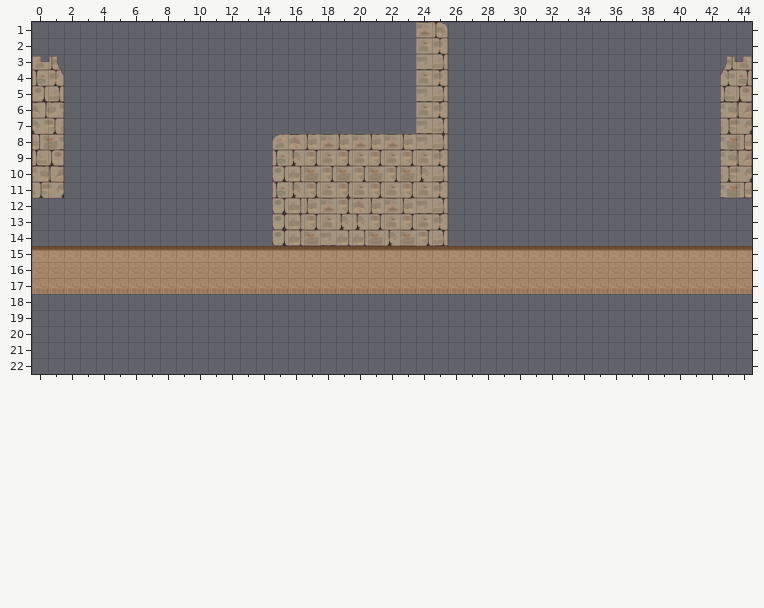
Level history. Tiled map: Assets/Maps/Nexo.tmx. That is the earlier state.
Cells are 128x128 px. Shown: x 0..44, y 1..22.
New version:
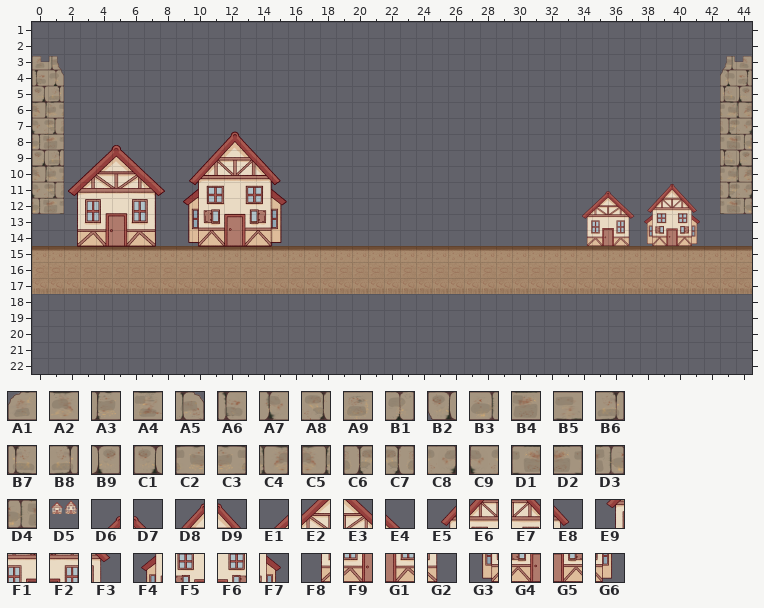
Key: from "Atlas_Exterior_Castillo": A1 0, A2 1, A3 2, A4 3, A5 4, A6 8, A7 9, A8 10, A9 11, B1 12, B2 16, B3 17, B4 18, B5 19, B6 20, B7 22, B8 22 flipped left-right, B9 23, C1 23 flipped left-right, C2 30, C3 30 flipped left-right, C4 31, C5 31 flipped left-right, C6 38, C7 38 flipped left-right, C8 39, C9 39 flipped left-right, D1 46, D2 46 flipped left-right, D3 47, D4 47 flipped left-right; from "Village": D5 0, D6 1, D7 2, D8 5, D9 6, E1 8, E2 9, E3 10, E4 11, E5 12, E6 13, E7 14, E8 15, E9 16, F1 17, F2 18, F3 19, F4 20, F5 21, F6 22, F7 23, F8 24, F9 25, G1 26, G2 27, G3 28, G4 29, G5 30, G6 31.
__ is an empty cell, .. an unchanged one.
Objects are placed by their top-left corner, in cells (3,4 is the top-left corner of cell 3,4); size is 1x1 cell unless given.
Tiles of an added or newly shown layer are drawn over the layers below it.
The exact change:
--- layer "Suelo"
@@ x 0..44 @@
- 1 .. .. .. .. .. .. .. .. .. .. .. .. .. .. .. .. .. .. .. .. .. .. .. .. A4 A5 .. .. .. .. .. .. .. .. .. .. .. .. .. .. .. .. .. .. ..
- 2 .. .. .. .. .. .. .. .. .. .. .. .. .. .. .. .. .. .. .. .. .. .. .. .. A9 B1 .. .. .. .. .. .. .. .. .. .. .. .. .. .. .. .. .. .. ..
- 3 .. .. .. .. .. .. .. .. .. .. .. .. .. .. .. .. .. .. .. .. .. .. .. .. B5 B6 .. .. .. .. .. .. .. .. .. .. .. .. .. .. .. .. .. .. ..
- 4 .. .. .. .. .. .. .. .. .. .. .. .. .. .. .. .. .. .. .. .. .. .. .. .. A9 B1 .. .. .. .. .. .. .. .. .. .. .. .. .. .. .. .. .. .. ..
- 5 .. .. .. .. .. .. .. .. .. .. .. .. .. .. .. .. .. .. .. .. .. .. .. .. B5 B6 .. .. .. .. .. .. .. .. .. .. .. .. .. .. .. .. .. .. ..
- 6 .. .. .. .. .. .. .. .. .. .. .. .. .. .. .. .. .. .. .. .. .. .. .. .. A9 B1 .. .. .. .. .. .. .. .. .. .. .. .. .. .. .. .. .. .. ..
- 7 .. .. .. .. .. .. .. .. .. .. .. .. .. .. .. .. .. .. .. .. .. .. .. .. B5 B6 .. .. .. .. .. .. .. .. .. .. .. .. .. .. .. .. .. .. ..
- 8 .. .. .. .. .. .. .. .. .. .. .. .. .. .. .. A1 A2 A3 A4 A3 A4 A3 A4 A3 B5 B6 .. .. .. .. .. .. .. .. .. .. .. .. .. .. .. .. .. .. ..
- 9 B7 B9 .. .. .. .. .. .. .. .. .. .. .. .. .. A6 A7 A8 A9 A8 A9 A8 A9 A8 A9 B1 .. .. .. .. .. .. .. .. .. .. .. .. .. .. .. .. .. C2 C4
-10 C2 C4 .. .. .. .. .. .. .. .. .. .. .. .. .. B2 B3 B4 A8 B4 A8 B4 A8 B4 A7 B6 .. .. .. .. .. .. .. .. .. .. .. .. .. .. .. .. .. C6 C8
-11 C6 C8 .. .. .. .. .. .. .. .. .. .. .. .. .. A6 A7 A8 A9 A8 A9 A8 A9 A8 A9 B1 .. .. .. .. .. .. .. .. .. __ __ .. .. __ __ .. .. D1 D3
-12 .. .. .. .. .. .. .. .. .. .. .. .. .. .. .. B2 B3 A3 A4 A8 A2 A3 A4 A3 B5 B6 .. .. .. .. .. .. .. .. __ __ __ __ __ __ __ __ .. .. ..
-13 .. .. .. .. .. .. .. .. .. .. .. .. .. .. .. B2 B3 A8 A9 A7 A7 A8 A9 A8 A9 B1 .. .. .. .. .. .. .. .. __ __ __ __ __ __ __ __ .. .. ..
-14 .. .. .. .. .. .. .. .. .. .. .. .. .. .. .. B2 B3 B4 B5 B3 B3 B4 A7 B4 A8 B6 .. .. .. .. .. .. .. .. __ __ __ __ __ __ __ __ .. .. ..
+ 1 .. .. .. .. .. .. .. .. .. .. .. .. .. .. .. .. .. .. .. .. .. .. .. .. __ __ .. .. .. .. .. .. .. .. .. .. .. .. .. .. .. .. .. .. ..
+ 2 .. .. .. .. .. .. .. .. .. .. .. .. .. .. .. .. .. .. .. .. .. .. .. .. __ __ .. .. .. .. .. .. .. .. .. .. .. .. .. .. .. .. .. .. ..
+ 3 .. .. .. .. .. .. .. .. .. .. .. .. .. .. .. .. .. .. .. .. .. .. .. .. __ __ .. .. .. .. .. .. .. .. .. .. .. .. .. .. .. .. .. .. ..
+ 4 .. .. .. .. .. .. .. .. .. .. .. .. .. .. .. .. .. .. .. .. .. .. .. .. __ __ .. .. .. .. .. .. .. .. .. .. .. .. .. .. .. .. .. .. ..
+ 5 .. .. .. .. .. .. .. .. .. .. .. .. .. .. .. .. .. .. .. .. .. .. .. .. __ __ .. .. .. .. .. .. .. .. .. .. .. .. .. .. .. .. .. .. ..
+ 6 .. .. .. .. .. .. .. .. .. .. .. .. .. .. .. .. .. .. .. .. .. .. .. .. __ __ .. .. .. .. .. .. .. .. .. .. .. .. .. .. .. .. .. .. ..
+ 7 .. .. .. .. .. .. .. .. .. .. .. .. .. .. .. .. .. .. .. .. .. .. .. .. __ __ .. .. .. .. .. .. .. .. .. .. .. .. .. .. .. .. .. .. ..
+ 8 .. .. .. .. .. .. .. .. .. .. .. .. .. .. .. __ __ __ __ __ __ __ __ __ __ __ .. .. .. .. .. .. .. .. .. .. .. .. .. .. .. .. .. .. ..
+ 9 __ __ .. .. .. .. .. .. .. .. .. .. .. .. .. __ __ __ __ __ __ __ __ __ __ __ .. .. .. .. .. .. .. .. .. .. .. .. .. .. .. .. .. __ __
+10 __ __ .. .. .. .. .. .. .. .. .. .. .. .. .. __ __ __ __ __ __ __ __ __ __ __ .. .. .. .. .. .. .. .. .. .. .. .. .. .. .. .. .. __ __
+11 __ __ .. .. .. .. .. .. .. .. .. .. .. .. .. __ __ __ __ __ __ __ __ __ __ __ .. .. .. .. .. .. .. .. .. D6 D7 .. .. D8 D9 .. .. __ __
+12 .. .. .. .. .. .. .. .. .. .. .. .. .. .. .. __ __ __ __ __ __ __ __ __ __ __ .. .. .. .. .. .. .. .. E1 E2 E3 E4 E5 E6 E7 E8 .. .. ..
+13 .. .. .. .. .. .. .. .. .. .. .. .. .. .. .. __ __ __ __ __ __ __ __ __ __ __ .. .. .. .. .. .. .. .. E9 F1 F2 F3 F4 F5 F6 F7 .. .. ..
+14 .. .. .. .. .. .. .. .. .. .. .. .. .. .. .. __ __ __ __ __ __ __ __ __ __ __ .. .. .. .. .. .. .. .. F8 F9 G1 G2 G3 G4 G5 G6 .. .. ..
--- layer "Murallas" (added)
@@ x 0..44 @@
- 9 __ __ .. .. .. .. .. .. .. .. .. .. .. .. .. .. .. .. .. .. .. .. .. .. .. .. .. .. .. .. .. .. .. .. .. .. .. .. .. .. .. .. .. __ __
-10 __ __ .. .. .. .. .. .. .. .. .. .. .. .. .. .. .. .. .. .. .. .. .. .. .. .. .. .. .. .. .. .. .. .. .. .. .. .. .. .. .. .. .. __ __
-11 __ __ .. .. .. .. .. .. .. .. .. .. .. .. .. .. .. .. .. .. .. .. .. .. .. .. .. .. .. .. .. .. .. .. .. .. .. .. .. .. .. .. .. __ __
-12 __ __ .. .. .. .. .. .. .. .. .. .. .. .. .. .. .. .. .. .. .. .. .. .. .. .. .. .. .. .. .. .. .. .. .. .. .. .. .. .. .. .. .. __ __
+ 9 C1 B8 .. .. .. .. .. .. .. .. .. .. .. .. .. .. .. .. .. .. .. .. .. .. .. .. .. .. .. .. .. .. .. .. .. .. .. .. .. .. .. .. .. B7 B9
+10 C5 C3 .. .. .. .. .. .. .. .. .. .. .. .. .. .. .. .. .. .. .. .. .. .. .. .. .. .. .. .. .. .. .. .. .. .. .. .. .. .. .. .. .. C2 C4
+11 C9 C7 .. .. .. .. .. .. .. .. .. .. .. .. .. .. .. .. .. .. .. .. .. .. .. .. .. .. .. .. .. .. .. .. .. .. .. .. .. .. .. .. .. C6 C8
+12 D4 D2 .. .. .. .. .. .. .. .. .. .. .. .. .. .. .. .. .. .. .. .. .. .. .. .. .. .. .. .. .. .. .. .. .. .. .. .. .. .. .. .. .. D1 D3
--- layer "Casas" (added)
+D5 at 1.6,7.7 size 14.8x14.8
+D5 at 1.6,7.7 size 14.8x14.8
Changed places in both pictures, as pixel boxes (x1, y1, x2, y2):
changed: (32, 22, 448, 247)
changed: (720, 150, 752, 214)
added: (582, 184, 700, 246)
